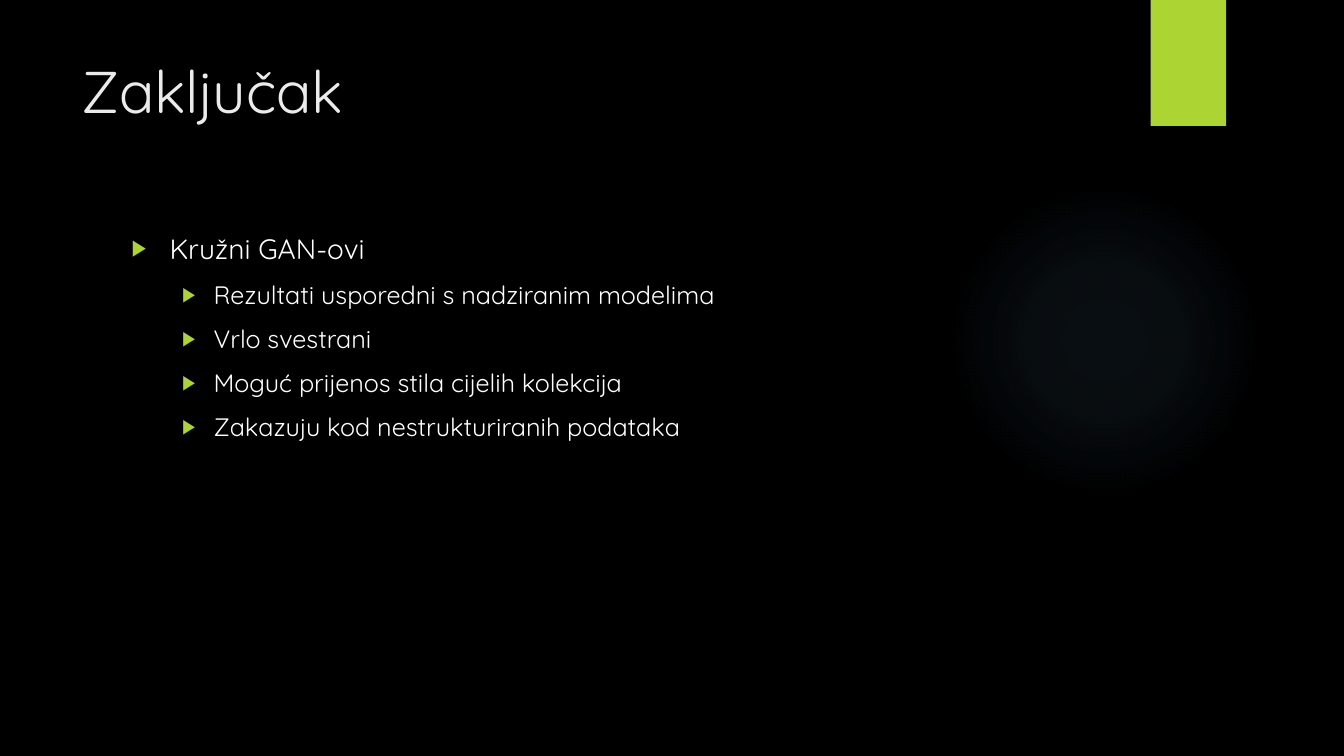
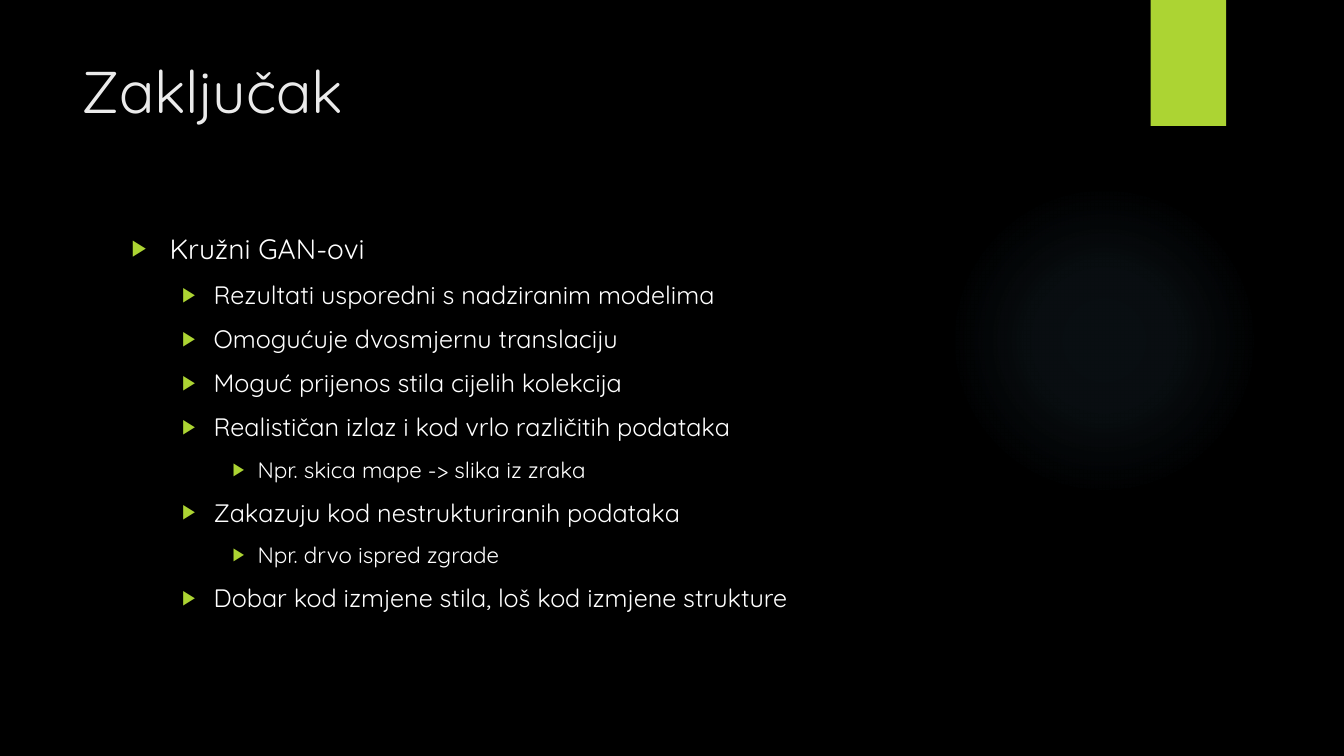
Before and after one commit to v-silverfin/fer-graduate-seminar, a slide deck: slide 26 of kvukic-seminar-presentation-2018.pptx. Drawn at 1344x756 pixels with LibreOffice and Linux fonts; fonts in the diff are those of the drawing; background and template pictures are left out. Boxes give left, top, right and bottom in pixels: in the first picture for what was removed or moved away, otherwise in the second. Text is boxed around its words. In the diff, an @@ line names an element or a change of style, - is before the commit and + after.

```diff
--- a/kvukic-seminar-presentation-2018.pptx
+++ b/kvukic-seminar-presentation-2018.pptx
@@ text at box(214, 329, 618, 353): text changed @@
-  ▶ Vrlo svestrani
+  ▶ Omogućuje dvosmjernu translaciju
@@ text at box(214, 417, 730, 483): paragraphs added @@
+  ▶ Realističan izlaz i kod vrlo različitih podataka
+    ▶ Npr. skica mape -> slika iz zraka
@@ text at box(214, 546, 787, 612): paragraphs added @@
+    ▶ Npr. drvo ispred zgrade
+  ▶ Dobar kod izmjene stila, loš kod izmjene strukture
```
Also in this commit, not shown: 8 other slides changed.
